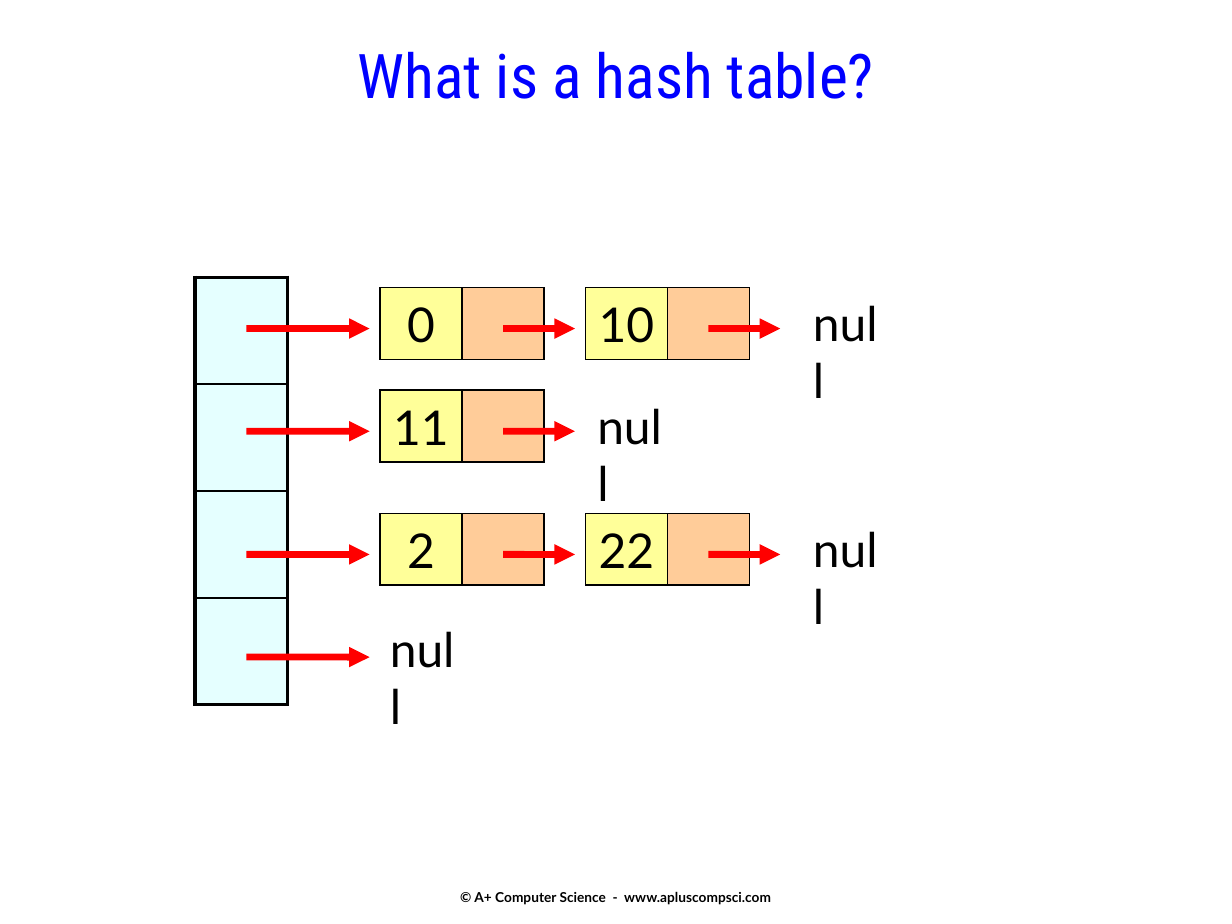
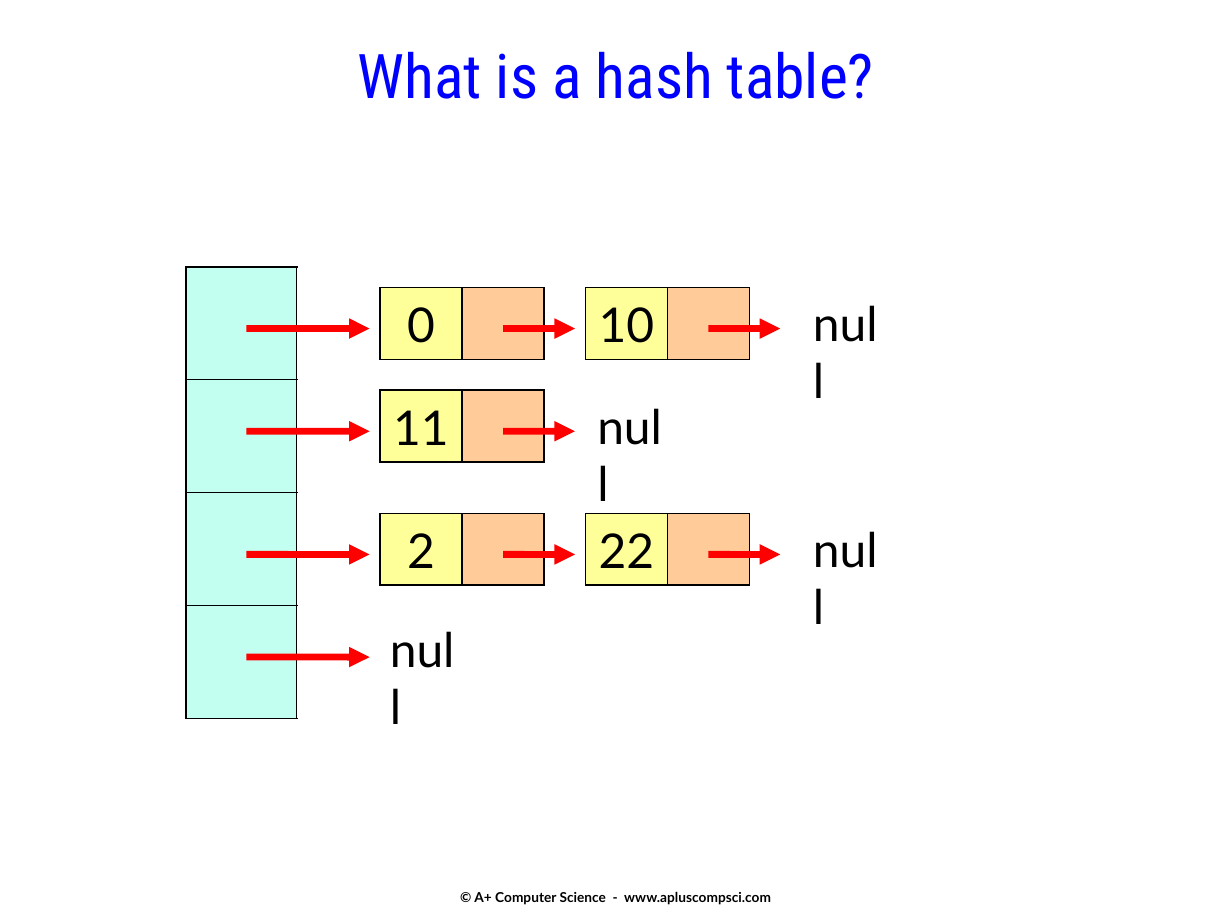
Before and after one commit to Cy-FairCS/cs3, a slide deck: slide 21 of u07e_hashtables/notes/_notes_hashtables.pptx (slide 25 before the commit). Drawn at 1232x924 pixels with LibreOffice and Linux fonts; fonts in the diff are those of the drawing. Boxes give left, top, right and bottom in pixels: in the first picture for what was removed or moved away, otherwise in the second. Text is boxed around its words. In the diff, an @@ line names an element or a change of style, - is before the commit and + after.

```diff
--- a/u07e_hashtables/notes/_notes_hashtables.pptx
+++ b/u07e_hashtables/notes/_notes_hashtables.pptx
@@ table removed at box(195, 277, 287, 705), 4 rows, 1 columns @@
-
-
-
-
@@ group added at box(185, 267, 298, 719): 5 lines, 1 rectangle @@
```
Also in this commit, not shown: 3 other slides changed, 2 slides added, 7 slides removed, 1 other file.
